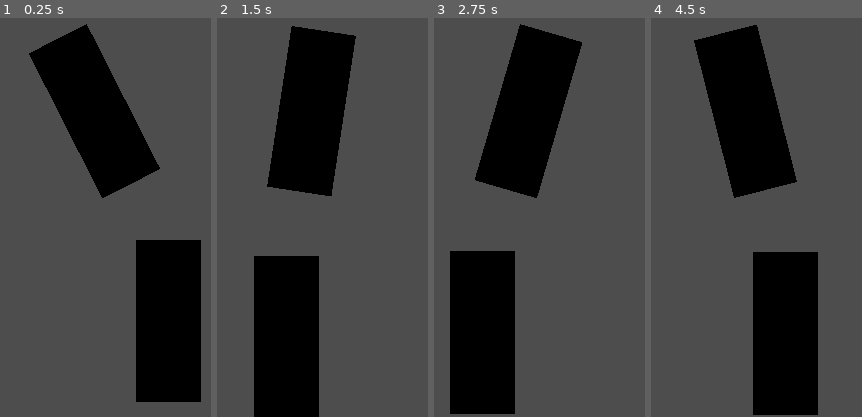
Above: before the commit, frames 1-4 (left to right).
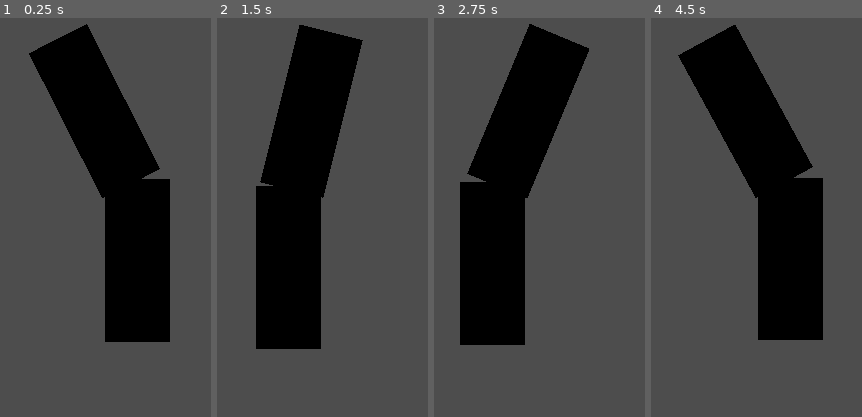
Above: after the commit, the same moments.

Repository: gavinsf/double_pendulum
Game: Godot game, scene res://Main.tscn
Same seed, same stepped clock (60 frames per second), same inputs: the game is played once before the commit and once after it.
Inputs:
- Up to frame 1 (0.25 s): no input
- Up to frame 2 (1.5 s): no input
- Up to frame 3 (2.75 s): no input
- Up to frame 4 (4.5 s): no input

The runs differ from the first frame. In frame 1, 16% of the frame differs, in the area x 18-96%, y 1-97%; in frame 2, 12%; in frame 3, 14%; in frame 4, 16%.

Commit message:
Configuring damping to fix pendulum infinite motion

Diff:
--- a/Arm2.gd
+++ b/Arm2.gd
@@ -1,25 +1,16 @@
-extends Node3D # Use 'Node3D' if using Godot 4.x
+extends Node3D  # Use 'Node3D' if using Godot 4.x
 
 # Pendulum parameters for Arm2
-var angle = -0.5  # Initial angle in radians (can be different from Arm1)
-var angle_velocity = 0.0  # Angular velocity
-var angle_acceleration = 0.0  # Angular acceleration
-var length = 5.0  # Length of Arm2
-var gravity = 9.81  # Acceleration due to gravity
-var damping = 0.995  # Damping factor to simulate air resistance
+var angle = -0.5
+var angle_velocity = 0.0
+var angle_acceleration = 0.0
+var length = 5.0
+var gravity = 9.81
+var damping = 0.999999
 
 func _physics_process(delta):
-	# Calculate angular acceleration
 	angle_acceleration = - (gravity / length) * sin(angle)
-
-	# Update angular velocity
 	angle_velocity += angle_acceleration * delta
-
-	# Apply damping
 	angle_velocity *= damping
-
-	# Update angle
 	angle += angle_velocity * delta
-
-	# Apply rotation to Arm2
 	rotation_degrees.z = rad_to_deg(angle)
--- a/Main.tscn
+++ b/Main.tscn
@@ -17,7 +17,7 @@
 script = ExtResource("1_0i2ke")
 
 [node name="Arm2" type="Node3D" parent="Arm1"]
-transform = Transform3D(1, 0, 0, 0, 1, 0, 0, 0, 1, 0, -5, 0)
+transform = Transform3D(1, 0, 0, 0, 1, 0, 0, 0, 1, 0, -2.9, 0)
 script = ExtResource("2_b253n")
 
 [node name="MeshInstance3D" type="MeshInstance3D" parent="Arm1/Arm2"]
--- a/arm_1.gd
+++ b/arm_1.gd
@@ -6,7 +6,7 @@
 var angle_acceleration = 0.0  # Angular acceleration
 var length = 5.0  # Length of the pendulum arm (matches the Y-size)
 var gravity = 9.81  # Acceleration due to gravity
-var damping = 0.995  # Damping factor to simulate air resistance
+var damping = 0.2# Damping factor to simulate air resistance
 
 func _physics_process(delta):
 	# Calculate angular acceleration
@@ -16,7 +16,7 @@
 	angle_velocity += angle_acceleration * delta
 
 	# Apply damping
-	angle_velocity *= damping
+	#angle_velocity *= damping
 
 	# Update angle
 	angle += angle_velocity * delta
